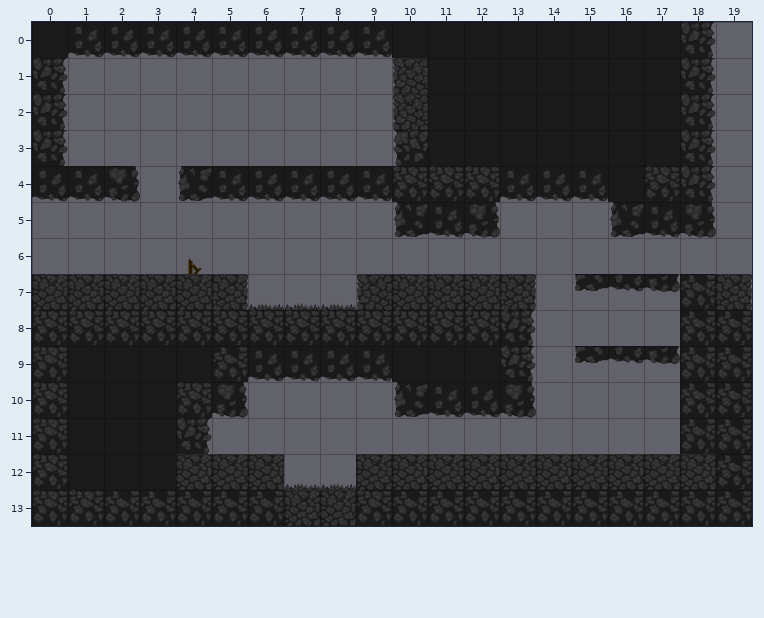
Tiled map: android/build/intermediates/assets/debug/maps/ch3/ch3_lvl1.tmx. Above: the version before the commit.
Cells are 64x64 px. Shown: x 0..19, y 0..13.
New version:
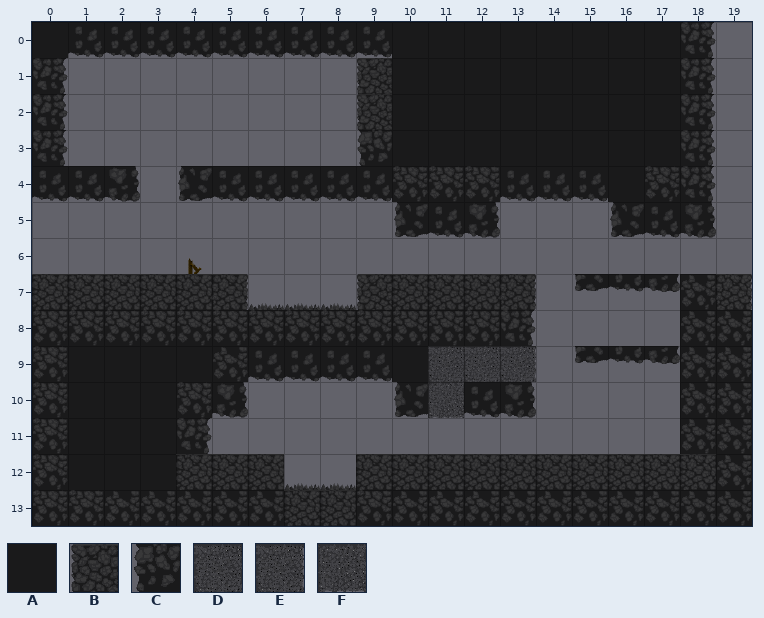
Key: from "ch3_half_tilesets": A 6; from "ch3_tileset": B 1, C 4; from "her_path": D 2, E 3, F 4.
_ is an empty cell.
Tiles of an added or newly shown layer are drawn over the layers below it.
Edits made:
Layer "Fg":
y 1..2: x 9..10 _B -> BA
y 3: x 9..10 _C -> CA
Layer "Path" (added):
y 9: x 11..13 ___ -> DDE
y 10: x 11 _ -> F
Pixel boxes of the changes (left, top, right, bottom) in both pictures:
changed: (357, 58, 428, 166)
added: (428, 346, 536, 418)
